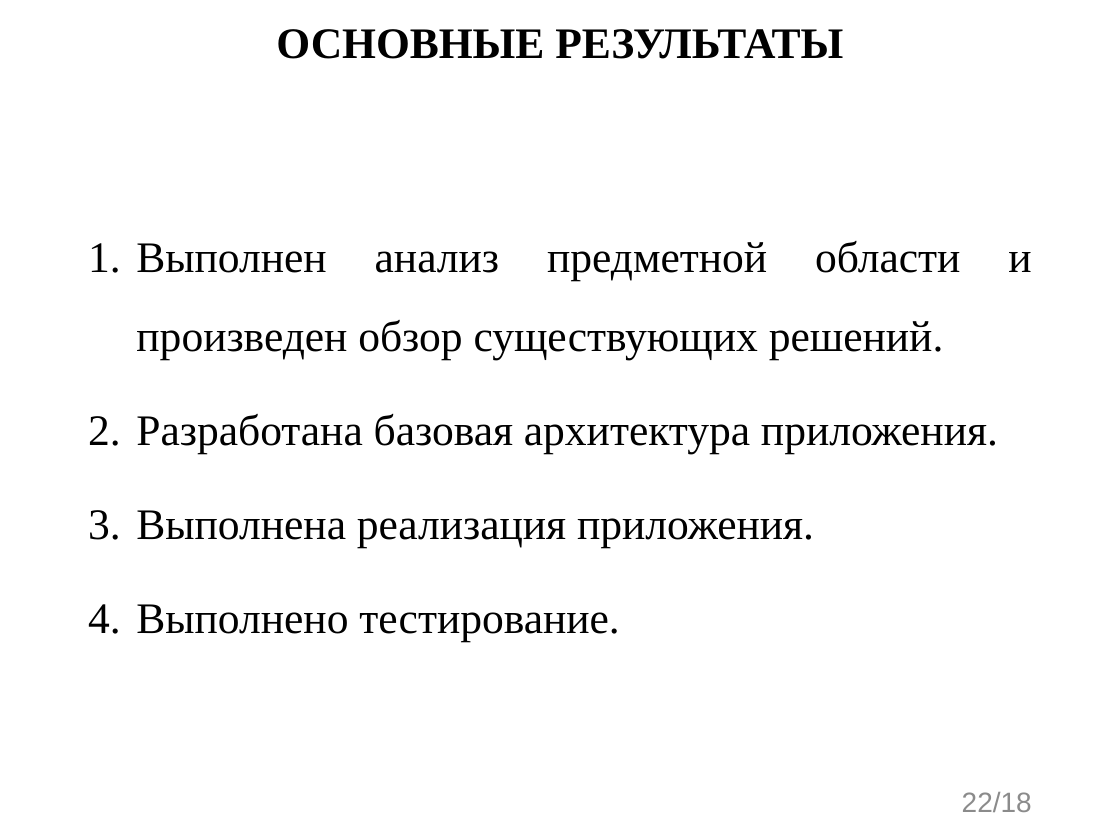
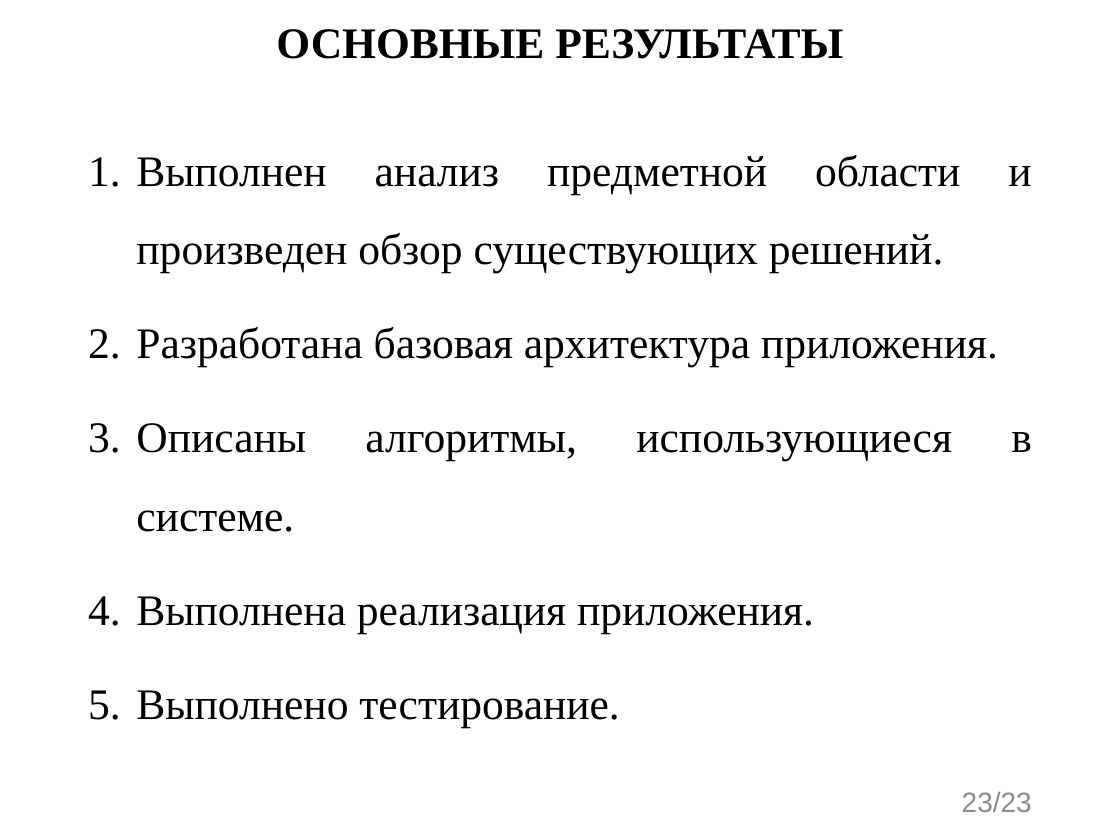
Before and after one commit to evgenkot/uav-route-calculation, a slide deck: slide 23 of doc/GQW/Raschupkin_EV_UAV_Route_Planning.pptx (slide 22 before the commit). Drawn at 1120x840 pixels with LibreOffice and Linux fonts; fonts in the diff are those of the drawing. Boxes give left, top, right and bottom in pixels: in the first picture for what was removed or moved away, otherwise in the second. Text is boxed around its words. In the diff, an @@ line names an element or a change of style, - is before the commit and + after.

```diff
--- a/doc/GQW/Raschupkin_EV_UAV_Route_Planning.pptx
+++ b/doc/GQW/Raschupkin_EV_UAV_Route_Planning.pptx
@@ text at <box>136,423,1032,532</box>: paragraph added @@
+3. Описаны алгоритмы, использующиеся в системе.
@@ page number at <box>962,792,1032,812</box>: text changed @@
-22/18
+23/23
```
Also in this commit, not shown: 1 slide added, 1 other file.
